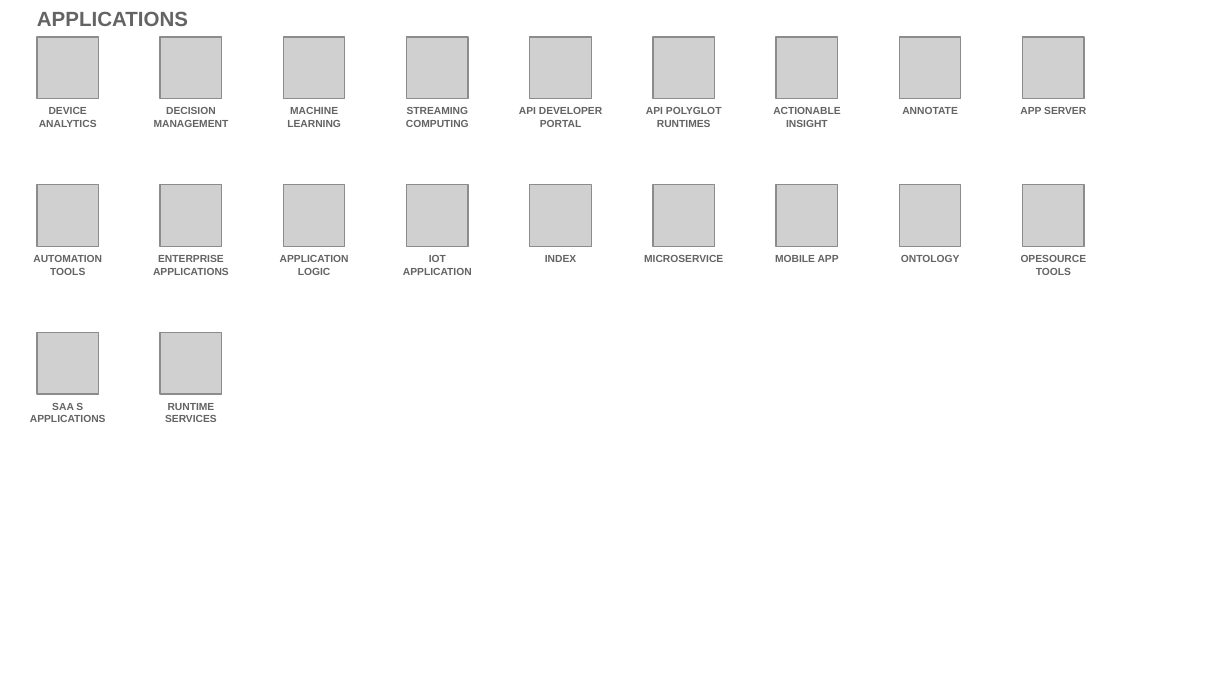
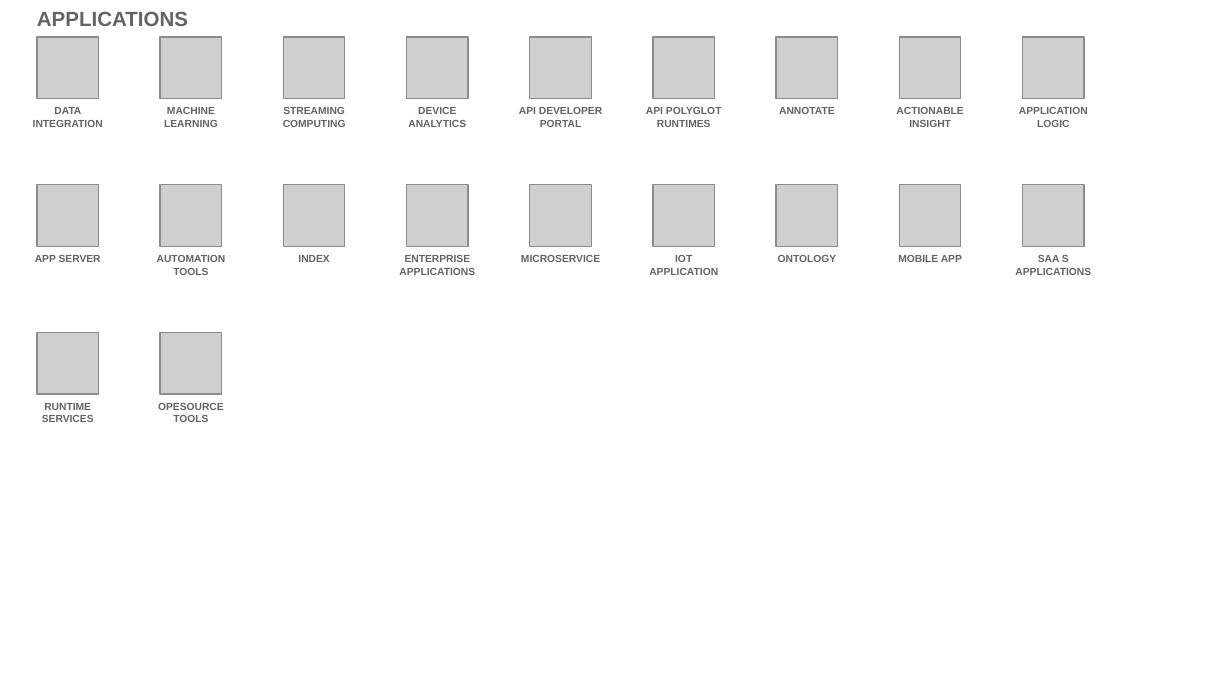
Before and after one commit to l2fprod/myarchitecture, a slide deck: slide 14 of mycatalog-architecture-diagram-template.pptx. Drawn at 1232x693 pixels with LibreOffice and Linux fonts; fonts in the diff are those of the drawing; grey boxes stand for pictures. Boxes give left, top, right and bottom in pixels: in the first picture for what was removed or moved away, otherwise in the second. Text is boxed around its words. In the diff, an @@ line names an element or a change of style, - is before the commit and + after.

```diff
--- a/mycatalog-architecture-diagram-template.pptx
+++ b/mycatalog-architecture-diagram-template.pptx
@@ text at (33, 107, 103, 127): text changed @@
-DEVICE ANALYTICS
+DATA INTEGRATION
@@ text removed at (154, 107, 229, 127) @@
-DECISION MANAGEMENT
@@ text added at (408, 107, 466, 127), 6 pt, text #646365, bold @@
+DEVICE ANALYTICS
@@ text at (1019, 107, 1088, 127): text changed @@
-APP SERVER
+APPLICATION LOGIC
@@ text added at (35, 255, 101, 262), 6 pt, text #646365, bold @@
+APP SERVER
@@ text removed at (153, 255, 229, 275) @@
-ENTERPRISE APPLICATIONS
@@ text at (298, 255, 329, 262): text changed @@
-APPLICATION LOGIC
+INDEX
@@ text at (399, 255, 475, 275): text changed @@
-IOT APPLICATION
+ENTERPRISE APPLICATIONS
@@ text removed at (545, 255, 576, 262) @@
-INDEX
@@ text added at (649, 255, 718, 275), 6 pt, text #646365, bold @@
+IOT APPLICATION
@@ 6 texts: place and size @@
-6 texts at (165, 107, 960, 422)
+6 texts at (42, 107, 837, 422)
@@ 3 texts: place and size @@
-3 texts at (33, 107, 840, 275)
+3 texts at (157, 107, 963, 275)
@@ text at (1015, 255, 1091, 275): text changed @@
-OPESOURCE TOOLS
+SAA S APPLICATIONS
@@ text removed at (30, 403, 106, 422) @@
-SAA S APPLICATIONS
@@ text added at (158, 403, 224, 422), 6 pt, text #646365, bold @@
+OPESOURCE TOOLS
```
Also in this commit, not shown: 14 other slides changed, 1 slide added, 1 slide removed.
